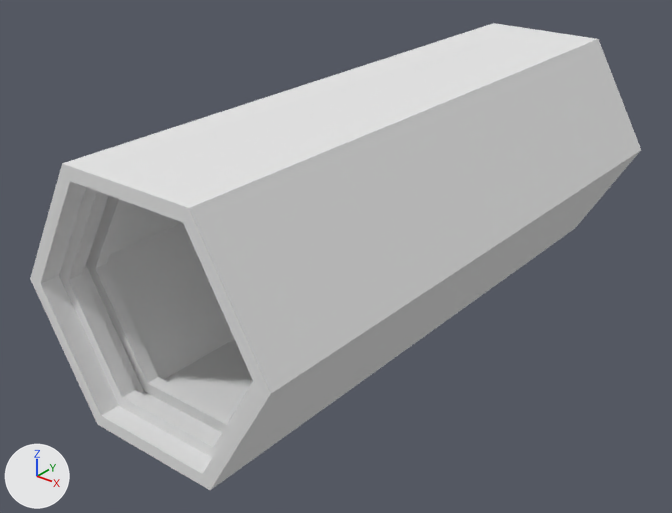
Before and after pictures for a commit that changed the OBJ model data/Estructuras/Pasillos/Pasillo.obj.
Camera for both pictures: a 50 mm lens placed at (1.74, -2.44, 1.66), pointed at (-0.08, -0.16, 0.25). The lights are fixed; the arrows at lower left show +X, +Y and +Z. Where no turn or scale is listed for an object, it has been applied to the vertices.

Names of what the first picture shows: 'Passillo1_Cylinder'.
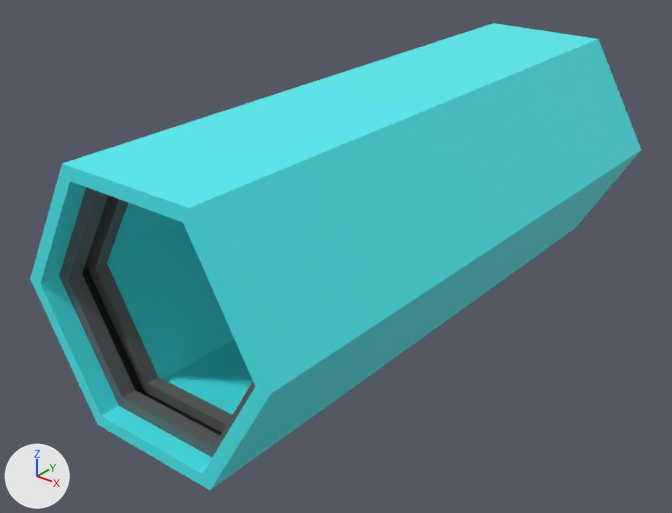
The newer file is also turned or shifted as a whole; pictures and numbers use the older file's frame.

Edits to the scene script, one JSON object a line:
```json
{"op": "add", "block": "img_pasillo_tga", "code": ["img_pasillo_tga = load_image('Pasillo.tga', '../../../Assets/Pasillo.png', 2048, 2048, 'sRGB')"]}
{"op": "add", "block": "mat_material", "code": ["mat_material = principled_material('Material')", "mat_material.texture = img_pasillo_tga", "mat_material.roughness = 0.431"]}
{"block": "me_passillo1_cylinder", "where": "me_passillo1_cylinder.from_pydata(...)  # 144 vertices, 144 faces; spans x -0.48..0.48, y -1.1..1.11, z 0.0..0.82"}
{"op": "remove", "block": "me_passillo1_cylinder", "code": "me_passillo1_cylinder.materials.append(mat_material_002)  # white #e7e7e7"}
{"op": "add", "block": "me_passillo1_cylinder", "code": "me_passillo1_cylinder.materials.append(mat_material)  # picture img_pasillo_tga"}
```

Location of each change, [x1, y1, x2, y2] in pixels of the pictures (672 x 513 px):
```json
{"object": "Passillo1_Cylinder", "change": "recoloured", "before": [30, 23, 641, 490], "after": [30, 23, 641, 490], "on screen": "grey to cyan"}
```
